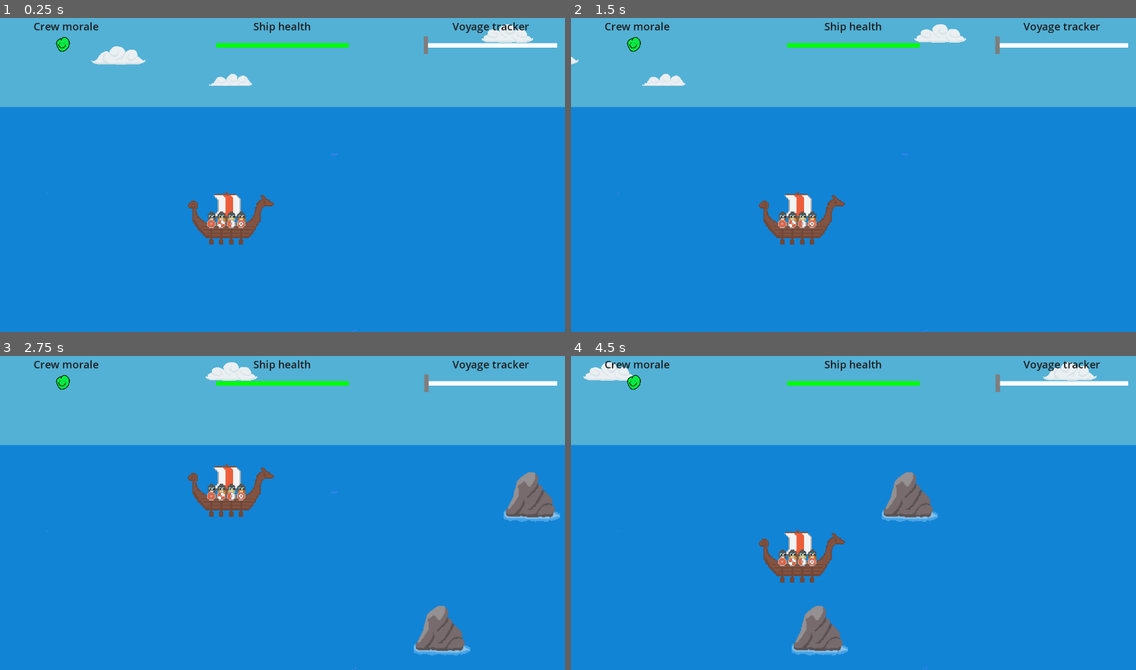
Above: before the commit, frames 1-4 (two rows, left to right).
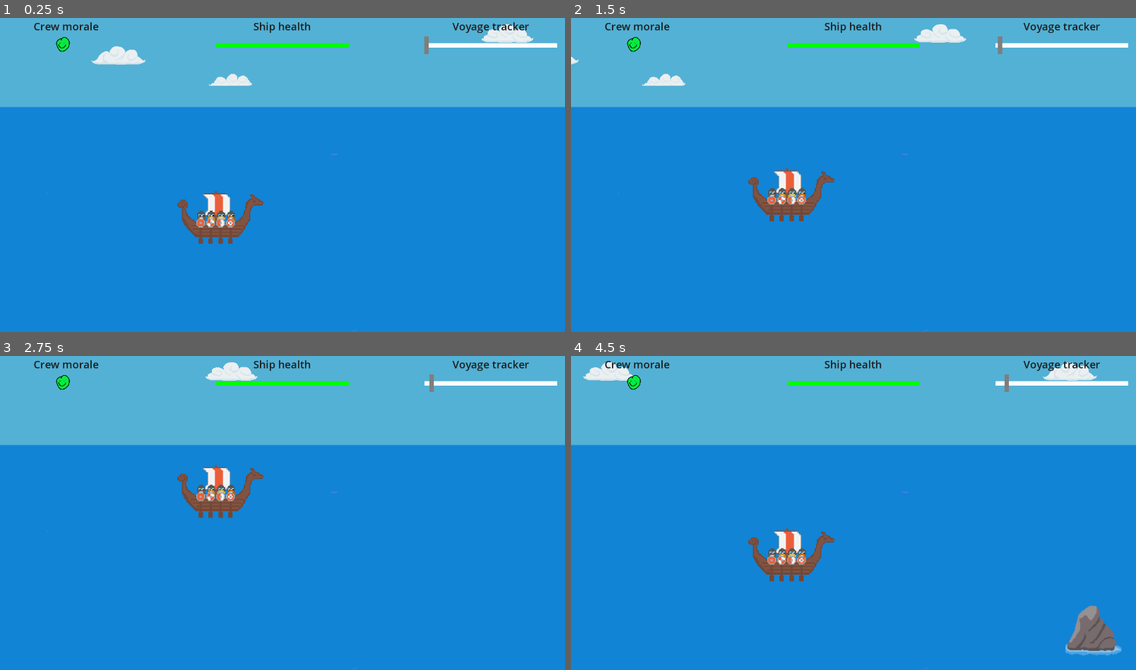
Above: after the commit, the same moments.

Repository: schme16/Godot-Wild-Jam-81-Expedition
Game: Godot game, scene res://data/scenes/game.tscn
The game is run twice, just before and just after one commit, with the same random seed, the same clock (stepped at 60 frames per second) and the same inputs.
Inputs (mouse positions are in pixels of both pictures, inside the frame that each line leads up to):
- Up to frame 1 (0.25 s): no input
- Up to frame 2 (1.5 s): tap Enter at 0.5 s; move the mouse to (977, 156) at 0.52 s; hold W (up) 0.53-1.28 s; move the mouse to (740, 187) at 1.27 s; hold S (down) from 1.28 s (still down)
- Up to frame 3 (2.75 s): move the mouse to (339, 440) at 2.02 s; release S (down) at 2.03 s; hold W (up) from 2.03 s (still down)
- Up to frame 4 (4.5 s): move the mouse to (825, 575) at 2.77 s; move the mouse to (1023, 560) at 3.52 s; release W (up) at 3.53 s; hold S (down) from 3.53 s (still down); move the mouse to (684, 462) at 4.27 s

The runs differ from the first frame. In frame 1, 1.4% of the frame differs, in the area x 31-76%, y 5-73%; in frame 2, 2.1%; in frame 3, 3.4%; in frame 4, 4.5%, in the area x 31-98%, y 5-96%.

Commit message:
Rocks spawn more or less ok switched from max distance to journey duration getting ready to do the menus

Diff:
--- a/data/prefabs/rock.tscn
+++ b/data/prefabs/rock.tscn
@@ -4,6 +4,7 @@
 [ext_resource type="Texture2D" uid="uid://cvknacn6rfd87" path="res://data/textures/Rock1.png" id="2_idrxx"]
 
 [node name="Rock" type="StaticBody2D"]
+y_sort_enabled = true
 scale = Vector2(1.828, 1.828)
 script = ExtResource("1_hvyr3")
 mode = 1
@@ -11,6 +12,7 @@
 morale_damage = 10.0
 
 [node name="Rock1" type="Sprite2D" parent="."]
+y_sort_enabled = true
 position = Vector2(0, 8.75274)
 scale = Vector2(0.930795, 0.930795)
 texture = ExtResource("2_idrxx")
--- a/data/prefabs/shark_fin.tscn
+++ b/data/prefabs/shark_fin.tscn
@@ -4,6 +4,7 @@
 [ext_resource type="Script" uid="uid://0d6yda6fyli7" path="res://data/scripts/collidable.gd" id="2_enbuo"]
 
 [node name="SharkFin" type="Sprite2D"]
+y_sort_enabled = true
 texture = ExtResource("1_ae51f")
 script = ExtResource("2_enbuo")
 mode = 1
--- a/data/scenes/game.tscn
+++ b/data/scenes/game.tscn
@@ -10,12 +10,12 @@
 [ext_resource type="PackedScene" uid="uid://bug7nsohlajhg" path="res://data/scenes/ui.tscn" id="9_wyj50"]
 
 [node name="Game" type="Node2D" node_paths=PackedStringArray("player", "camera", "editor_only_items")]
+y_sort_enabled = true
 script = ExtResource("1_00ru4")
 player = NodePath("Player")
 camera = NodePath("Camera")
-start_progress = 0.0
+journey_time = 60.0
 editor_only_items = NodePath("Camera/editor only")
-_player_speed = 250.0
 state = 3
 
 [node name="CanvasLayer" type="CanvasLayer" parent="."]
@@ -26,6 +26,23 @@
 grow_horizontal = 1
 grow_vertical = 1
 
+[node name="main_menu" type="Control" parent="CanvasLayer"]
+visible = false
+layout_mode = 3
+anchors_preset = 15
+anchor_right = 1.0
+anchor_bottom = 1.0
+grow_horizontal = 2
+grow_vertical = 2
+
+[node name="ColorRect" type="ColorRect" parent="CanvasLayer/main_menu"]
+layout_mode = 1
+anchors_preset = 15
+anchor_right = 1.0
+anchor_bottom = 1.0
+grow_horizontal = 2
+grow_vertical = 2
+
 [node name="Camera" type="Camera2D" parent="."]
 anchor_mode = 0
 limit_smoothed = true
@@ -702,8 +719,9 @@
 texture = ExtResource("3_fbe1l")
 
 [node name="Player" type="CharacterBody2D" parent="." node_paths=PackedStringArray("path_a", "path_b", "path_c")]
+y_sort_enabled = true
 position = Vector2(0, 617)
-rotation = 3.11832
+rotation = 3.14159
 scale = Vector2(0.5, 0.5)
 motion_mode = 1
 up_direction = Vector2(0, 1)
@@ -714,17 +732,17 @@
 path_c = NodePath("../Camera/editor only/lane 3")
 
 [node name="sprite" type="Sprite2D" parent="Player"]
+y_sort_enabled = true
 texture_filter = 1
 texture_repeat = 1
-position = Vector2(-1046.6, -28.6368)
-rotation = -3.1193
+rotation = -3.14159
 scale = Vector2(5, 5)
 texture = ExtResource("7_i525v")
 
 [node name="CollisionPolygon2D" type="CollisionPolygon2D" parent="Player"]
-position = Vector2(-1046.6, -28.6366)
 rotation = -3.1193
 scale = Vector2(3.04, 3.04)
 polygon = PackedVector2Array(-4.48468, -25.3513, -40.6792, -14.8606, -35.4361, 5.53934, -20.9806, 23.9746, 13.8878, 24.0089, 39.5794, -10.1764, 37.616, -20.7046)
 
 [node name="objects" type="Node2D" parent="."]
+y_sort_enabled = true
--- a/data/scenes/ui.tscn
+++ b/data/scenes/ui.tscn
@@ -36,7 +36,12 @@
 size_flags_vertical = 3
 script = ExtResource("1_jlrtr")
 
-[node name="voyage_tracker" type="Control" parent="."]
+[node name="playing" type="Control" parent="."]
+anchors_preset = 0
+offset_right = 1280.0
+offset_bottom = 720.0
+
+[node name="voyage_tracker" type="Control" parent="playing"]
 layout_mode = 1
 anchors_preset = 1
 anchor_left = 1.0
@@ -47,7 +52,7 @@
 offset_bottom = 90.0
 grow_horizontal = 0
 
-[node name="Label" type="Label" parent="voyage_tracker"]
+[node name="Label" type="Label" parent="playing/voyage_tracker"]
 layout_mode = 1
 anchors_preset = 14
 anchor_top = 0.5
@@ -62,7 +67,7 @@
 horizontal_alignment = 1
 vertical_alignment = 1
 
-[node name="total" type="ColorRect" parent="voyage_tracker"]
+[node name="total" type="ColorRect" parent="playing/voyage_tracker"]
 custom_minimum_size = Vector2(0, 10)
 layout_mode = 1
 anchors_preset = 14
@@ -72,7 +77,7 @@
 grow_horizontal = 2
 grow_vertical = 2
 
-[node name="current" type="ColorRect" parent="voyage_tracker"]
+[node name="current" type="ColorRect" parent="playing/voyage_tracker"]
 layout_mode = 1
 anchors_preset = 4
 anchor_top = 0.5
@@ -83,7 +88,7 @@
 grow_vertical = 2
 color = Color(0.492237, 0.492237, 0.492237, 1)
 
-[node name="ship_health" type="Control" parent="."]
+[node name="ship_health" type="Control" parent="playing"]
 layout_mode = 1
 anchors_preset = 5
 anchor_left = 0.5
@@ -94,7 +99,7 @@
 offset_bottom = 90.0
 grow_horizontal = 2
 
-[node name="Label" type="Label" parent="ship_health"]
+[node name="Label" type="Label" parent="playing/ship_health"]
 layout_mode = 1
 anchors_preset = 14
 anchor_top = 0.5
@@ -109,7 +114,7 @@
 horizontal_alignment = 1
 vertical_alignment = 1
 
-[node name="total" type="ColorRect" parent="ship_health"]
+[node name="total" type="ColorRect" parent="playing/ship_health"]
 custom_minimum_size = Vector2(0, 10)
 layout_mode = 1
 anchors_preset = 14
@@ -122,7 +127,7 @@
 grow_vertical = 2
 color = Color(0.729412, 0.729412, 0.729412, 1)
 
-[node name="current" type="ColorRect" parent="ship_health"]
+[node name="current" type="ColorRect" parent="playing/ship_health"]
 custom_minimum_size = Vector2(0, 10)
 layout_mode = 1
 anchors_preset = 4
@@ -133,14 +138,14 @@
 offset_bottom = 5.0
 grow_vertical = 2
 
-[node name="crew_morale" type="Control" parent="."]
+[node name="crew_morale" type="Control" parent="playing"]
 layout_mode = 1
 anchors_preset = 0
 offset_top = 50.0
 offset_right = 300.0
 offset_bottom = 90.0
 
-[node name="Label" type="Label" parent="crew_morale"]
+[node name="Label" type="Label" parent="playing/crew_morale"]
 layout_mode = 1
 anchors_preset = 14
 anchor_top = 0.5
@@ -155,22 +160,52 @@
 horizontal_alignment = 1
 vertical_alignment = 1
 
-[node name="happy" type="Sprite2D" parent="crew_morale"]
+[node name="happy" type="Sprite2D" parent="playing/crew_morale"]
 material = SubResource("ShaderMaterial_lqoyg")
 position = Vector2(142.616, 17.8944)
 scale = Vector2(0.182596, 0.182596)
 texture = ExtResource("1_udgi0")
 
-[node name="ok" type="Sprite2D" parent="crew_morale"]
+[node name="ok" type="Sprite2D" parent="playing/crew_morale"]
 visible = false
 material = SubResource("ShaderMaterial_l7oun")
 position = Vector2(142.616, 17.8944)
 scale = Vector2(0.182596, 0.182596)
 texture = ExtResource("2_jlrtr")
 
-[node name="sad" type="Sprite2D" parent="crew_morale"]
+[node name="sad" type="Sprite2D" parent="playing/crew_morale"]
 visible = false
 material = SubResource("ShaderMaterial_sy17w")
 position = Vector2(142.616, 17.8944)
 scale = Vector2(0.182596, 0.182596)
 texture = ExtResource("3_rsqs2")
+
+[node name="game_over" type="Control" parent="."]
+anchors_preset = 0
+offset_right = 1280.0
+offset_bottom = 720.0
+
+[node name="pause_menu" type="Control" parent="."]
+layout_mode = 3
+anchors_preset = 0
+offset_right = 1280.0
+offset_bottom = 720.0
+
+[node name="start_menu" type="Control" parent="."]
+layout_mode = 3
+anchors_preset = 0
+offset_right = 1280.0
+offset_bottom = 720.0
+
+[node name="loadout" type="Control" parent="."]
+layout_mode = 3
+anchors_preset = 0
+offset_right = 1280.0
+offset_bottom = 720.0
+
+[node name="Control5" type="Control" parent="."]
+visible = false
+layout_mode = 3
+anchors_preset = 0
+offset_right = 1280.0
+offset_bottom = 720.0
--- a/data/scripts/game.gd
+++ b/data/scripts/game.gd
@@ -15,14 +15,15 @@
 @export var player:Node2D
 @onready var clouds: Node2D = $Clouds
 @export var camera:Camera2D
-@export var start_progress:float = 1280
-@export var end_progress:float = 198790
+@export var start_progress:float = 0
+@export var journey_time:float = 180
+var end_progress:float
 @export var progress:float
 @export var editor_only_items:Node2D
 var start_ratio:float
 var max_progress:float
 
-@export var _player_speed:float = 50
+@export var _player_speed:float = 250
 var player_speed:float
 
 @export var _ship_health:float = 100
@@ -37,7 +38,11 @@
 @onready var ui: Control = $CanvasLayer/UI
 var gradient_red_orange_green = Gradient.new()
 
+@export var max_roll:int = 7
+
 var last_check_zone:float
+var last_check_failed:int
+var current_journey_time:float
 
 
 @onready var objects_list: Dictionary = {
@@ -67,17 +72,18 @@
 	#reset the players data
 	reset_stats()
 
+
 	#place them back at the start position
 	progress = start_progress
 
-	player.position.x = progress
-
+	#sync the camera and player positions to the progress
+	player.position.x = progress + 500
 	camera.position.x = progress
 
-	player.position.x = start_ratio
-
-	max_progress = (end_progress - start_progress)
-
+	#clear the failed roll counter
+	last_check_failed = 0
+
+	current_journey_time = 0
 
 func reset_stats():
 	ship_health = _ship_health
@@ -112,9 +118,7 @@
 				#TODO: Ramove this after the menu is made
 				new_game()
 
-				ui.groups.voyage_tracker.visible = true
-				ui.groups.ship_health.visible = true
-				ui.groups.crew_morale.visible = true
+				ui.groups.playing.visible = true
 				pass
 
 			states.in_dialogue:
@@ -149,7 +153,7 @@
 			progress += delta * player_speed
 
 			camera.position.x = progress
-			player.position.x = progress
+			player.position.x = progress + 500
 
 			#update the morale icons
 			ui.morale_icons.happy.visible = ship_morale >= 66
@@ -158,33 +162,18 @@
 
 
 			#update the voyage tracker
-			ui.voyage_bar.bar.position.x = (ui.voyage_bar.max *  player.position.x / max_progress) - 2
+			ui.voyage_bar.bar.position.x = (ui.voyage_bar.max *  current_journey_time / journey_time) - 2
 
 			#update the ship health bar
 			ui.health_bar.bar.size.x = ui.health_bar.max - (ui.health_bar.max * (1 - (ship_health / _ship_health)))
 
-			if player.position.x - last_check_zone > 200:
-				last_check_zone = player.position.x
-				var roll = randi_range(1, 3) == 2
-				if roll:
-					var new_object = objects_list.rock.instantiate()
-					new_object.position.x = player.position.x + 1280
-					var path = randi_range(1, 3)
-					if path == 1:
-						new_object.position.y = player.path_a.position.y
-					elif path == 2:
-						new_object.position.y = player.path_b.position.y
-					else:
-						new_object.position.y = player.path_c.position.y
-
-					new_object.position.x = player.position.x + 1280
-
-					objects.add_child(new_object)
-
-					print("Rock!")
-
-
+			#update the health bar colour
 			ui.health_bar.bar.color = gradient_red_orange_green.sample((ship_health / _ship_health) * 100)
+
+			roll_for_new_object()
+
+			current_journey_time += delta
+
 
 		states.in_dialogue:
 			pass
@@ -210,3 +199,39 @@
 	for i in ui.groups:
 		ui.groups[i].visible = false
 		pass
+
+func game_over():
+	ResetUI()
+	ui.groups.game_over.visible = true
+
+
+func roll_for_new_object():
+
+	if player.position.x - last_check_zone > 200:
+		last_check_zone = player.position.x
+
+		var roll = randi_range(1, max_roll - last_check_failed) == 1
+		print("Roll: ", roll)
+
+
+		if roll:
+			last_check_failed = 0
+		else:
+			last_check_failed += 1
+
+
+		if roll:
+			var new_object = objects_list.rock.instantiate()
+			new_object.position.x = player.position.x + 1400
+			var path = randi_range(1, 3)
+			if path == 1:
+				new_object.position.y = player.path_a.position.y
+			elif path == 2:
+				new_object.position.y = player.path_b.position.y
+			else:
+				new_object.position.y = player.path_c.position.y
+
+
+			objects.add_child(new_object)
+
+			print("Rock!")
--- a/data/scripts/player.gd
+++ b/data/scripts/player.gd
@@ -12,11 +12,23 @@
 @export var start_path:paths
 @export var current_path:paths = paths.B
 var path:paths = -1
+@export var y_pos:float
 var last_y_pos
 var last_x_pos
+@onready var sprite: Sprite2D = $sprite
+@onready var collision_polygon_2d: CollisionPolygon2D = $CollisionPolygon2D
 
+var bobbing_up:bool
 func _ready() -> void:
+	match current_path:
+		paths.A:
+			y_pos = path_a.global_position.y
+		paths.B:
+			y_pos = path_b.global_position.y
+		paths.C:
+			y_pos = path_c.global_position.y
 
+	global_position.y = y_pos
 	pass
 
 
@@ -41,11 +53,20 @@
 
 		match current_path:
 			paths.A:
-				global_position.y = path_a.global_position.y
+				y_pos = path_a.global_position.y
 			paths.B:
-				global_position.y = path_b.global_position.y
+				y_pos = path_b.global_position.y
 			paths.C:
-				global_position.y = path_c.global_position.y
+				y_pos = path_c.global_position.y
+
+
+	global_position.y = lerpf(global_position.y, y_pos, delta * 5)
+
+	if bobbing_up:
+		#sprite.position.y = lerpf(sprite.position.y, )
+		pass
+	else:
+		bobbing_up
 
 	#backup the y pos
 	last_y_pos = global_position.y
--- a/data/scripts/ui.gd
+++ b/data/scripts/ui.gd
@@ -1,15 +1,27 @@
 extends Control
-@onready var voyage_tracker: Control = $voyage_tracker
-@onready var voyage_tracker_current: ColorRect = $voyage_tracker/current
+@onready var voyage_tracker: Control = $playing/voyage_tracker
+@onready var voyage_tracker_current: ColorRect = $playing/voyage_tracker/current
 
-@onready var ship_health: Control = $ship_health
-@onready var ship_health_current: ColorRect = $ship_health/current
+@onready var ship_health: Control = $playing/ship_health
+@onready var ship_health_current: ColorRect = $playing/ship_health/current
 
 
-@onready var crew_morale: Control = $crew_morale
-@onready var happy: Sprite2D = $crew_morale/happy
-@onready var ok: Sprite2D = $crew_morale/ok
-@onready var sad: Sprite2D = $crew_morale/sad
+@onready var crew_morale: Control = $playing/crew_morale
+@onready var happy: Sprite2D = $playing/crew_morale/happy
+@onready var ok: Sprite2D = $playing/crew_morale/ok
+@onready var sad: Sprite2D = $playing/crew_morale/sad
+
+
+#Groups
+@onready var playing: Control = $playing
+@onready var game_over: Control = $game_over
+@onready var pause_menu: Control = $pause_menu
+@onready var start_menu: Control = $start_menu
+@onready var loadout: Control = $loadout
+
+
+
+
 
 @export var groups:Dictionary
 @export var morale_icons:Dictionary
@@ -19,9 +31,19 @@
 
 func _ready() -> void:
 	groups = {
-		"voyage_tracker": voyage_tracker,
-		"ship_health": ship_health,
-		"crew_morale": crew_morale,
+		#"voyage_tracker": voyage_tracker,
+		#"ship_health": ship_health,
+		#"crew_morale": crew_morale,
+
+		"playing": playing,
+
+		"game_over": game_over,
+
+		"pause_menu": pause_menu,
+
+		"start_menu": start_menu,
+
+		"loadout": loadout,
 	}
 
 	morale_icons = {
